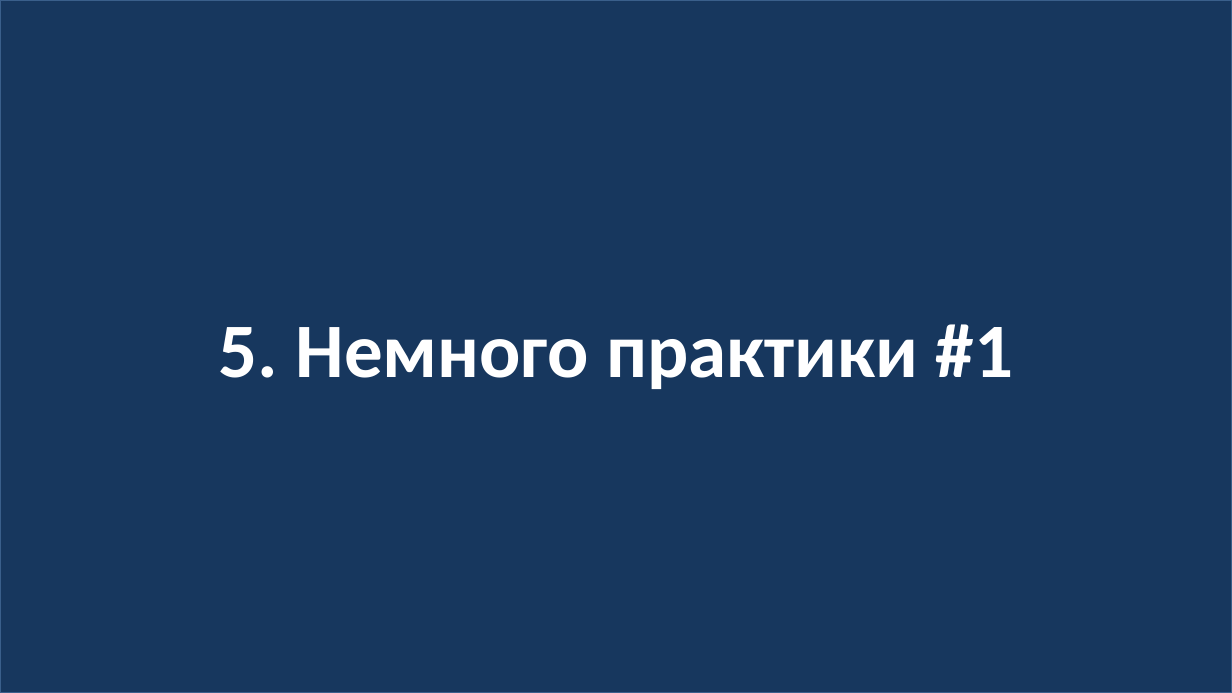
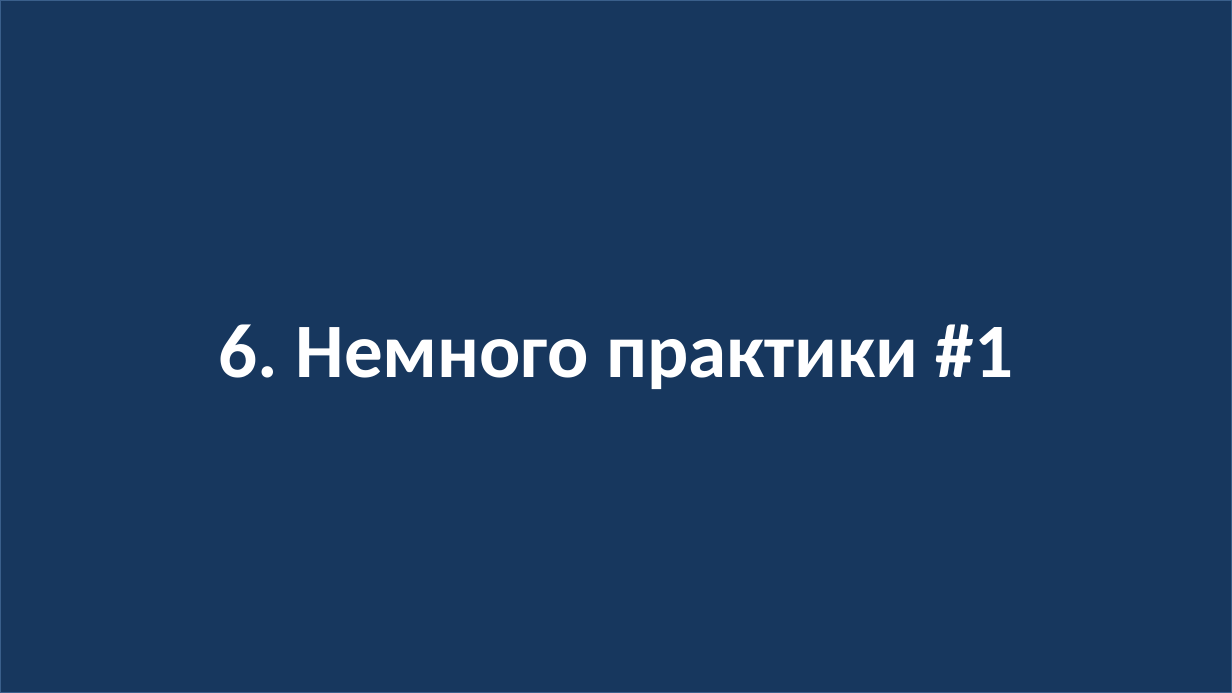
Before and after one commit to web36-ortdnipro/lesson19, a slide deck: slide 17 of lesson19.pptx. Drawn at 1232x693 pixels with LibreOffice and Linux fonts; fonts in the diff are those of the drawing. Boxes give left, top, right and bottom in pixels: in the first picture for what was removed or moved away, otherwise in the second. Text is boxed around its words. In the diff, an @@ line names an element or a change of style, - is before the commit and + after.

```diff
--- a/lesson19.pptx
+++ b/lesson19.pptx
@@ text in rectangle at bbox=[219, 324, 1013, 389]: text changed @@
-5. Немного практики #1
+6. Немного практики #1
```
Also in this commit, not shown: 4 other slides changed, 1 other file.
